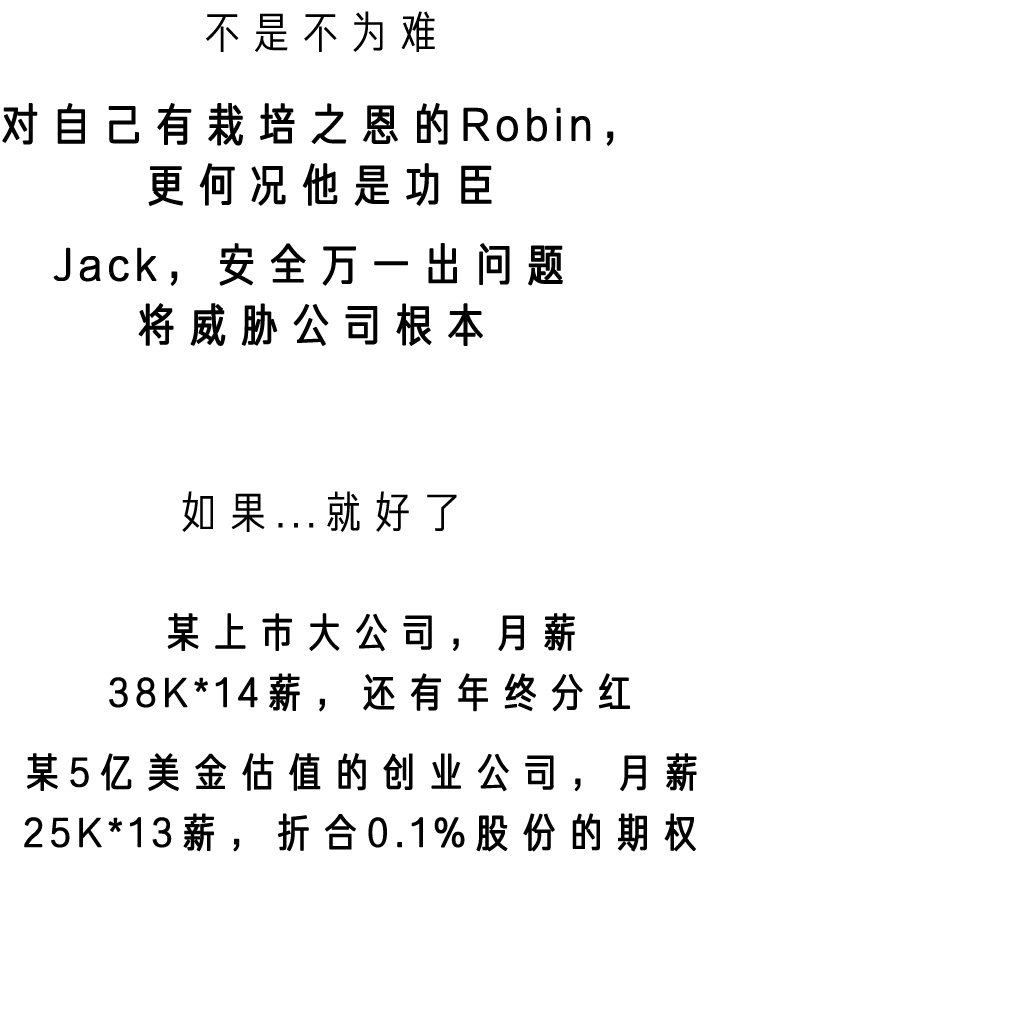
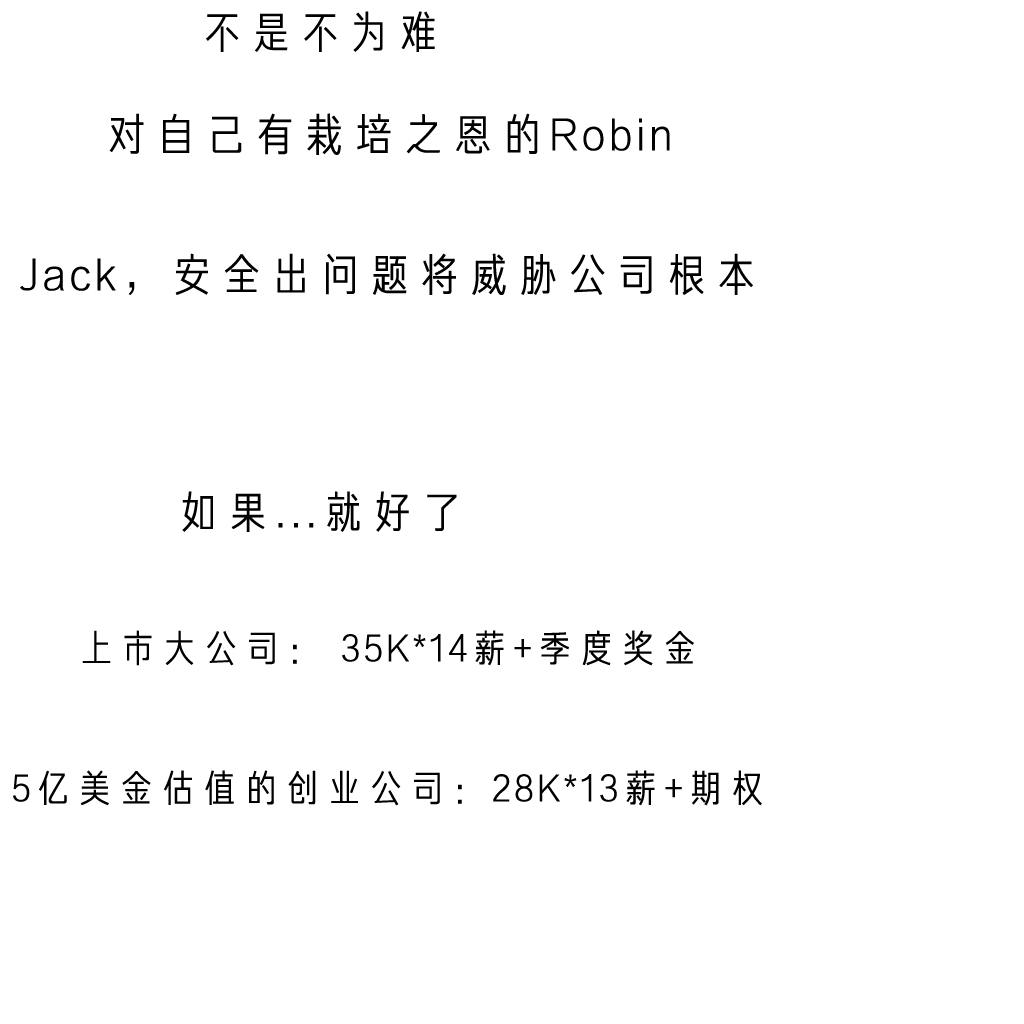
Layered file, before and after one edit (1024x1024). Changes by layer:
added layer "5亿美金估值的创业公司：28K*13薪+期权" in group "page3 拷贝" over [13,770,762,806]
added layer "上市大公司： 35K*14薪+季度奖金" in group "page3 拷贝" over [82,630,694,666]
added layer "Jack，安全出问题将威胁公司根本" in group "组 5" over [20,253,753,295]
added layer "对自己有栽培之恩的Robin" in group "组 5" over [109,113,670,155]
hid "某上市大公司，月薪 38K*14薪，还有年终分红" over [109,613,630,712]
hid "某5亿美金估值的创业公司，月薪 25K*13薪，折合0.1%股份的期权" over [24,753,697,852]
hid "对自己有栽培之恩的Robin， 更何况他是功臣" over [2,103,614,206]
hid "Jack，安全万一出问题 将威胁公司根本" over [53,243,563,346]
